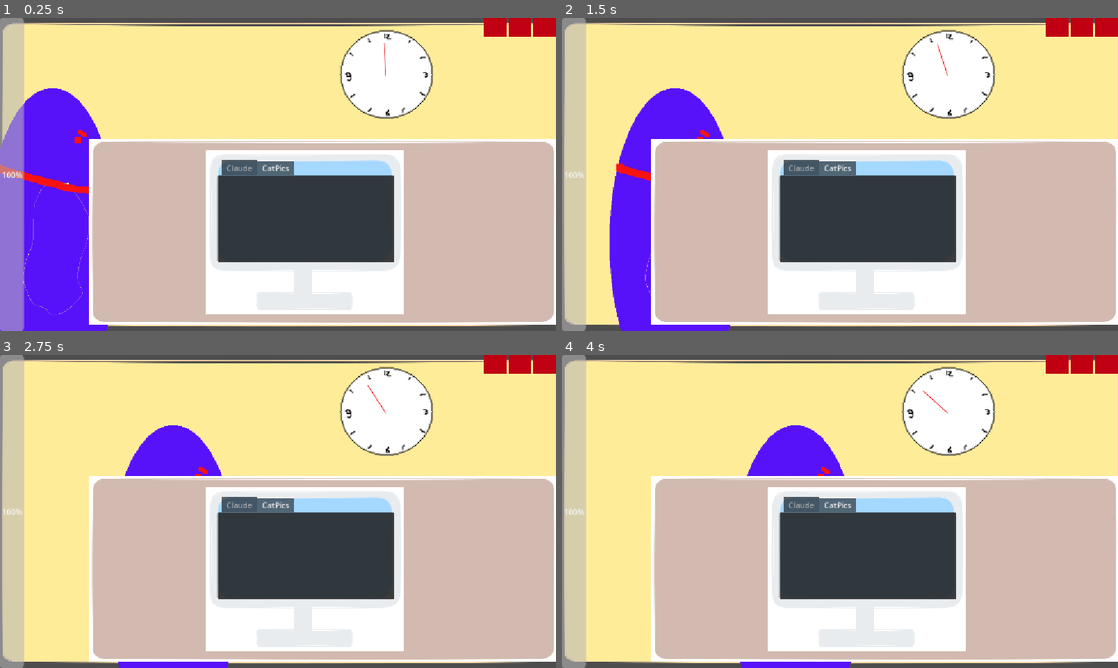
Above: before the commit, frames 1-4 (two rows, left to right).
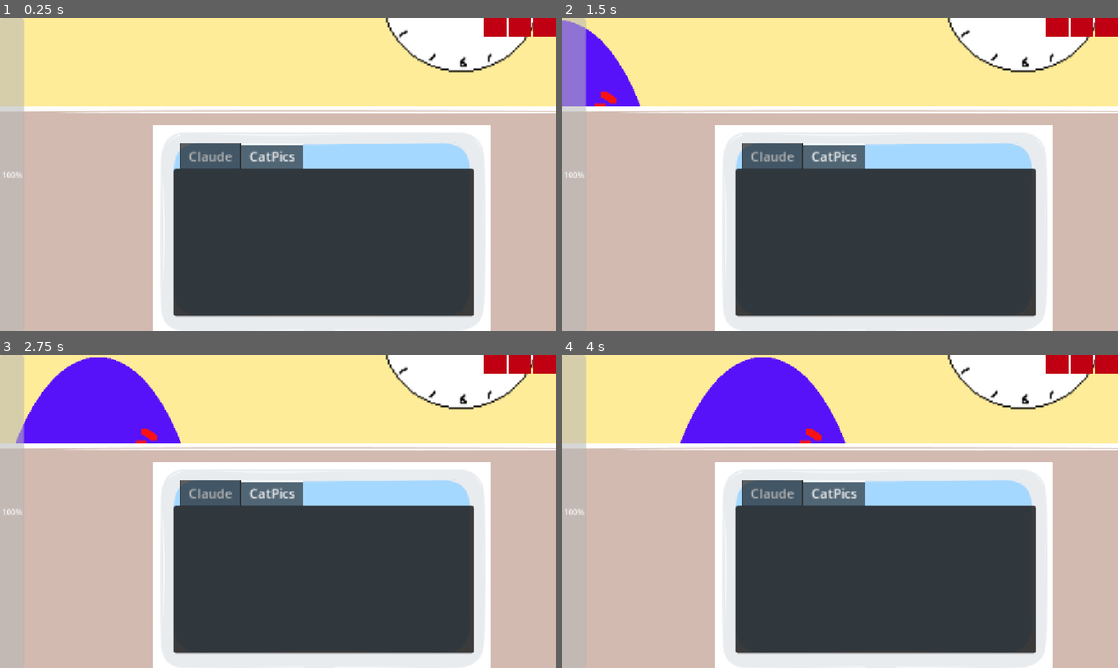
Above: after the commit, the same moments.

Repository: natleahh/gmtk-jam-2026
Game: Godot game, scene res://prototypes/ADHDHell/main.tscn
Same seed, same stepped clock (60 frames per second), same inputs: the game is played once before the commit and once after it. The project has no main scene, so this scene is started directly.
Inputs (mouse positions are in pixels of both pictures, inside the frame that each line leads up to):
- Up to frame 1 (0.25 s): no input
- Up to frame 2 (1.5 s): move the mouse to (962, 158) at 0.52 s; move the mouse to (728, 190) at 1.27 s
- Up to frame 3 (2.75 s): move the mouse to (333, 442) at 2.02 s
- Up to frame 4 (4 s): move the mouse to (812, 574) at 2.77 s; move the mouse to (1006, 558) at 3.52 s

The runs differ from the first frame. In frame 1, 57% of the frame differs, in the area x 0-100%, y 0-100%; in frame 2, 57%; in frame 3, 59%; in frame 4, 59%.

Commit message:
Set all main scene layers, except HUD to follow viewport

Diff:
--- a/prototypes/ADHDHell/main.tscn
+++ b/prototypes/ADHDHell/main.tscn
@@ -39,6 +39,7 @@
 
 [node name="Wall" type="CanvasLayer" parent="." unique_id=1918016408]
 layer = -3
+follow_viewport_enabled = true
 
 [node name="PastedImage20260723145013" type="Sprite2D" parent="Wall" unique_id=174354709]
 z_index = -3
@@ -58,11 +59,13 @@
 
 [node name="Hallway" type="CanvasLayer" parent="." unique_id=2122120591]
 layer = -2
+follow_viewport_enabled = true
 
 [node name="Boss" parent="Hallway" unique_id=856368287 instance=ExtResource("8_w1o0w")]
 
 [node name="WorkSpace" type="CanvasLayer" parent="." unique_id=256454366]
 layer = -1
+follow_viewport_enabled = true
 
 [node name="Cubicle" type="Sprite2D" parent="WorkSpace" unique_id=41187563]
 position = Vector2(670, 442.62503)
Not shown: 1 places in prototypes/ADHDHell/main.tscn that only renumber resources
